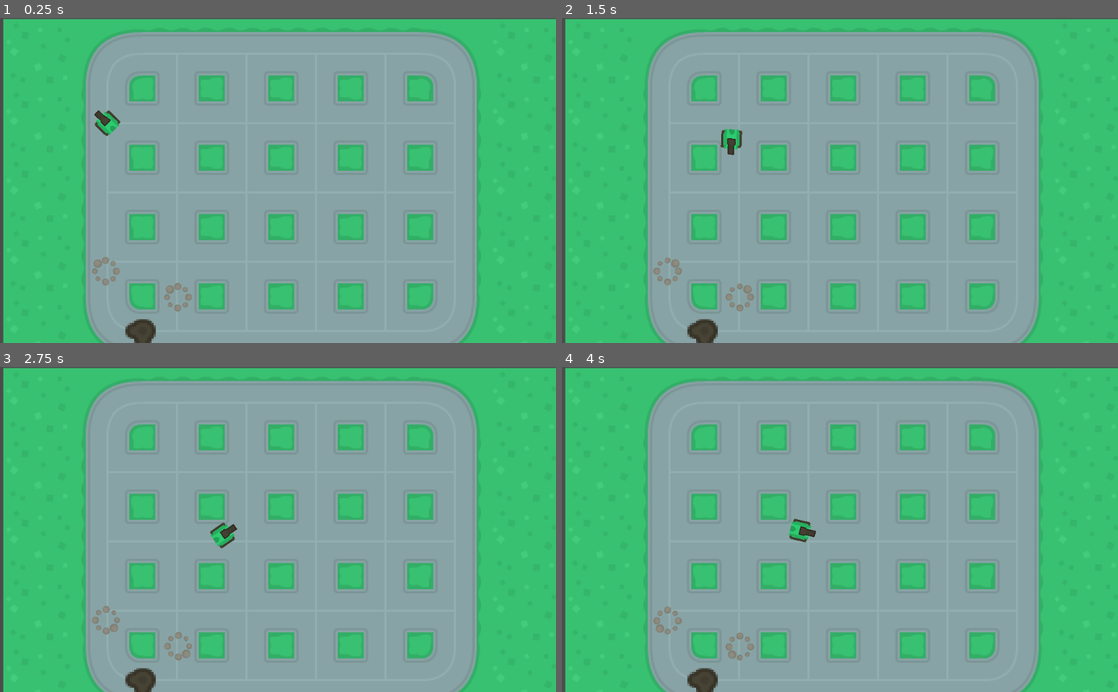
Above: before the commit, frames 1-4 (two rows, left to right).
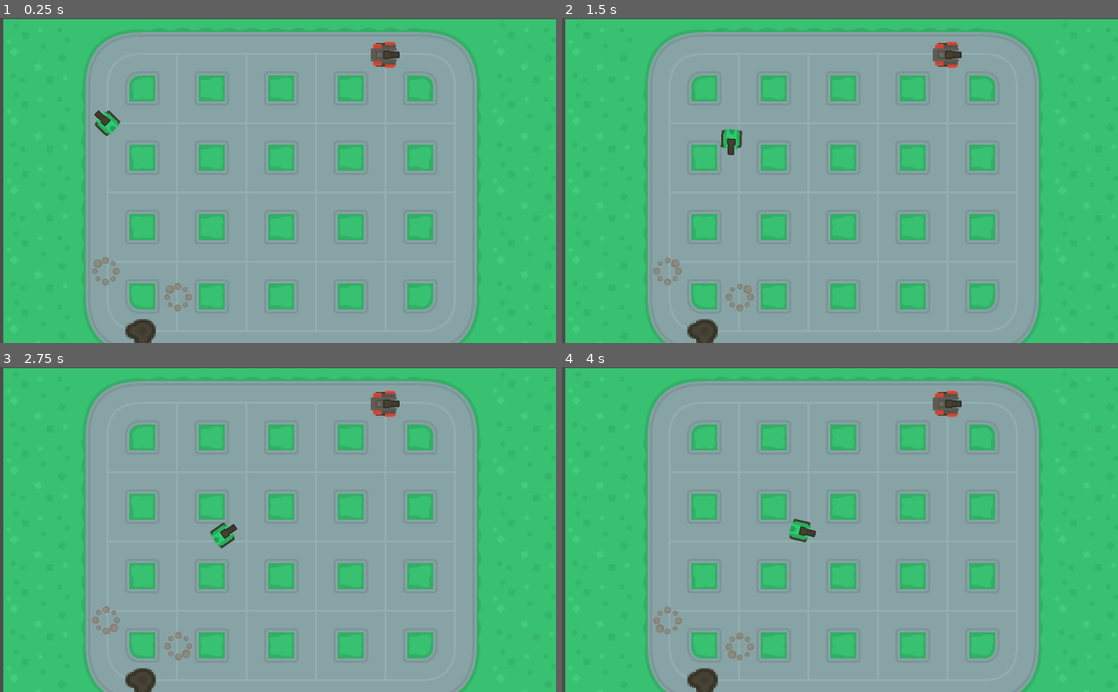
Above: after the commit, the same moments.

Repository: soapmactavish23/rogue_tank
Game: Godot game, scene res://scenes/test_area.tscn
Same seed, same stepped clock (60 frames per second), same inputs: the game is played once before the commit and once after it.
Inputs (mouse positions are in pixels of both pictures, inside the frame that each line leads up to):
- Up to frame 1 (0.25 s): no input
- Up to frame 2 (1.5 s): move the mouse to (962, 164) at 0.52 s; hold Right (ui_right) 0.53-1.28 s; move the mouse to (728, 196) at 1.27 s; hold Down (ui_down) from 1.28 s (still down)
- Up to frame 3 (2.75 s): move the mouse to (333, 458) at 2.02 s; release Down (ui_down) at 2.03 s; hold Right (ui_right) from 2.03 s (still down)
- Up to frame 4 (4 s): move the mouse to (812, 594) at 2.77 s; release Right (ui_right) at 2.78 s; hold Up (ui_up) 2.78-3.53 s; move the mouse to (1006, 578) at 3.52 s; hold Left (ui_left) from 3.53 s (still down)

The runs differ from the first frame. In frame 1, 0.3% of the frame differs, in the area x 66-72%, y 7-16%; in frame 2, 0.4%, in the area x 30-72%, y 7-43%; in frame 3, 0.4%; in frame 4, 0.4%.

Commit message:
tank dispare

Diff:
--- /dev/null
+++ b/scenes/barrel.tscn
@@ -0,0 +1,82 @@
+[gd_scene load_steps=6 format=2]
+
+[ext_resource path="res://sprites/tankDark_barrel1_outline.png" type="Texture" id=1]
+[ext_resource path="res://sprites/shotRed.png" type="Texture" id=2]
+[ext_resource path="res://sprites/shotLarge.png" type="Texture" id=3]
+[ext_resource path="res://sprites/shotOrange.png" type="Texture" id=4]
+
+[sub_resource type="Animation" id=1]
+
+resource_name = "fire"
+length = 0.4
+loop = false
+step = 0.1
+tracks/0/type = "value"
+tracks/0/path = NodePath("fire:texture")
+tracks/0/interp = 1
+tracks/0/loop_wrap = true
+tracks/0/imported = false
+tracks/0/enabled = true
+tracks/0/keys = {
+"times": PoolRealArray( 0, 0.1, 0.2 ),
+"transitions": PoolRealArray( 1, 1, 1 ),
+"update": 1,
+"values": [ ExtResource( 3 ), ExtResource( 4 ), ExtResource( 2 ) ]
+}
+tracks/1/type = "value"
+tracks/1/path = NodePath("fire:position")
+tracks/1/interp = 1
+tracks/1/loop_wrap = true
+tracks/1/imported = false
+tracks/1/enabled = true
+tracks/1/keys = {
+"times": PoolRealArray( 0, 0.1, 0.2 ),
+"transitions": PoolRealArray( 1, 1, 1 ),
+"update": 1,
+"values": [ Vector2( 43.0433, -0.329258 ), Vector2( 37.248, -0.329258 ), Vector2( 46.4775, 0.100017 ) ]
+}
+tracks/2/type = "value"
+tracks/2/path = NodePath("fire:visible")
+tracks/2/interp = 1
+tracks/2/loop_wrap = true
+tracks/2/imported = false
+tracks/2/enabled = true
+tracks/2/keys = {
+"times": PoolRealArray( 0, 0.3 ),
+"transitions": PoolRealArray( 1, 1 ),
+"update": 1,
+"values": [ true, false ]
+}
+
+[node name="barrel" type="Node2D"]
+
+[node name="sprite" type="Sprite" parent="." index="0"]
+
+position = Vector2( 0.214638, 0 )
+rotation = 1.5708
+texture = ExtResource( 1 )
+offset = Vector2( 0, -14 )
+_sections_unfolded = [ "Transform" ]
+
+[node name="muzzle" type="Position2D" parent="." index="1"]
+
+position = Vector2( 38.635, -0.433273 )
+
+[node name="fire" type="Sprite" parent="." index="2"]
+
+visible = false
+position = Vector2( 46.4775, 0.100017 )
+rotation = -1.5708
+texture = ExtResource( 2 )
+_sections_unfolded = [ "Transform", "Visibility" ]
+
+[node name="anim" type="AnimationPlayer" parent="." index="3"]
+
+root_node = NodePath("..")
+autoplay = ""
+playback_process_mode = 1
+playback_default_blend_time = 0.0
+playback_speed = 2.0
+anims/fire = SubResource( 1 )
+blend_times = [  ]
+_sections_unfolded = [ "Playback Options" ]
--- /dev/null
+++ b/scenes/enemy.tscn
@@ -0,0 +1,63 @@
+[gd_scene load_steps=6 format=2]
+
+[ext_resource path="res://scripts/enemy.gd" type="Script" id=1]
+[ext_resource path="res://sprites/tankBody_bigRed.png" type="Texture" id=2]
+[ext_resource path="res://scenes/barrel.tscn" type="PackedScene" id=3]
+
+[sub_resource type="CircleShape2D" id=1]
+
+custom_solver_bias = 0.0
+radius = 98.0966
+
+[sub_resource type="RectangleShape2D" id=2]
+
+custom_solver_bias = 0.0
+extents = Vector2( 24.1721, 24.6992 )
+
+[node name="enemy" type="StaticBody2D" index="0"]
+
+input_pickable = false
+collision_layer = 9
+collision_mask = 1
+constant_linear_velocity = Vector2( 0, 0 )
+constant_angular_velocity = 0.0
+friction = 1.0
+bounce = 0.0
+script = ExtResource( 1 )
+_sections_unfolded = [ "Collision", "Transform" ]
+
+[node name="sprite" type="Sprite" parent="." index="0"]
+
+rotation = 1.5708
+texture = ExtResource( 2 )
+_sections_unfolded = [ "Transform" ]
+
+[node name="area" type="Area2D" parent="." index="1"]
+
+editor/display_folded = true
+visible = false
+input_pickable = true
+gravity_vec = Vector2( 0, 1 )
+gravity = 98.0
+linear_damp = 0.1
+angular_damp = 1.0
+audio_bus_override = false
+audio_bus_name = "Master"
+
+[node name="shape" type="CollisionShape2D" parent="area" index="0"]
+
+shape = SubResource( 1 )
+
+[node name="barrel" parent="." index="2" instance=ExtResource( 3 )]
+
+position = Vector2( -0.214645, 0 )
+_sections_unfolded = [ "Transform" ]
+
+[node name="shape" type="CollisionShape2D" parent="." index="3"]
+
+shape = SubResource( 2 )
+_sections_unfolded = [ "Material", "Transform", "Visibility" ]
+
+[connection signal="body_entered" from="area" to="." method="_on_area_body_entered"]
+
+[connection signal="body_exited" from="area" to="." method="_on_area_body_exited"]
--- a/scenes/tank.tscn
+++ b/scenes/tank.tscn
@@ -1,57 +1,14 @@
-[gd_scene load_steps=8 format=2]
+[gd_scene load_steps=4 format=2]
 
 [ext_resource path="res://scripts/tank.gd" type="Script" id=1]
 [ext_resource path="res://sprites/tankBody_green.png" type="Texture" id=2]
-[ext_resource path="res://sprites/tankDark_barrel1_outline.png" type="Texture" id=3]
-[ext_resource path="res://sprites/shotRed.png" type="Texture" id=4]
-[ext_resource path="res://sprites/shotLarge.png" type="Texture" id=5]
-[ext_resource path="res://sprites/shotOrange.png" type="Texture" id=6]
+[ext_resource path="res://scenes/barrel.tscn" type="PackedScene" id=3]
 
-[sub_resource type="Animation" id=1]
+[node name="Tank" type="KinematicBody2D" groups=[
+"player",
+]]
 
-resource_name = "fire"
-length = 0.4
-loop = false
-step = 0.1
-tracks/0/type = "value"
-tracks/0/path = NodePath("fire:texture")
-tracks/0/interp = 1
-tracks/0/loop_wrap = true
-tracks/0/imported = false
-tracks/0/enabled = true
-tracks/0/keys = {
-"times": PoolRealArray( 0, 0.1, 0.2 ),
-"transitions": PoolRealArray( 1, 1, 1 ),
-"update": 1,
-"values": [ ExtResource( 5 ), ExtResource( 6 ), ExtResource( 4 ) ]
-}
-tracks/1/type = "value"
-tracks/1/path = NodePath("fire:position")
-tracks/1/interp = 1
-tracks/1/loop_wrap = true
-tracks/1/imported = false
-tracks/1/enabled = true
-tracks/1/keys = {
-"times": PoolRealArray( 0, 0.1, 0.2 ),
-"transitions": PoolRealArray( 1, 1, 1 ),
-"update": 1,
-"values": [ Vector2( 43.0433, -0.329258 ), Vector2( 37.248, -0.329258 ), Vector2( 46.4775, 0.100017 ) ]
-}
-tracks/2/type = "value"
-tracks/2/path = NodePath("fire:visible")
-tracks/2/interp = 1
-tracks/2/loop_wrap = true
-tracks/2/imported = false
-tracks/2/enabled = true
-tracks/2/keys = {
-"times": PoolRealArray( 0, 0.3 ),
-"transitions": PoolRealArray( 1, 1 ),
-"update": 1,
-"values": [ true, false ]
-}
-
-[node name="Tank" type="KinematicBody2D"]
-
+position = Vector2( 0, -0.214638 )
 input_pickable = false
 collision_layer = 1
 collision_mask = 5
@@ -73,34 +30,6 @@
 build_mode = 0
 polygon = PoolVector2Array( -18, -16, -20, -7, -19, 16, -16, 18, -12, 18, 13, 18, 18, 15, 19, -12, 12, -18, -12, -18 )
 
-[node name="barrel" type="Node2D" parent="." index="2"]
+[node name="barrel" parent="." index="2" instance=ExtResource( 3 )]
 
-[node name="sprite" type="Sprite" parent="barrel" index="0"]
-
-rotation = 1.5708
-texture = ExtResource( 3 )
-offset = Vector2( 0, -14 )
 _sections_unfolded = [ "Transform" ]
-
-[node name="muzzle" type="Position2D" parent="barrel" index="1"]
-
-position = Vector2( 38.635, -0.433273 )
-
-[node name="fire" type="Sprite" parent="barrel" index="2"]
-
-visible = false
-position = Vector2( 46.4775, 0.100017 )
-rotation = -1.5708
-texture = ExtResource( 4 )
-_sections_unfolded = [ "Transform", "Visibility" ]
-
-[node name="anim" type="AnimationPlayer" parent="barrel" index="3"]
-
-root_node = NodePath("..")
-autoplay = ""
-playback_process_mode = 1
-playback_default_blend_time = 0.0
-playback_speed = 2.0
-anims/fire = SubResource( 1 )
-blend_times = [  ]
-_sections_unfolded = [ "Playback Options" ]
--- a/scenes/test_area.tscn
+++ b/scenes/test_area.tscn
@@ -1,11 +1,12 @@
-[gd_scene load_steps=5 format=2]
+[gd_scene load_steps=6 format=2]
 
 [ext_resource path="res://scenes/tank.tscn" type="PackedScene" id=1]
 [ext_resource path="res://scenes/tileset.tscn" type="PackedScene" id=2]
 [ext_resource path="res://scenes/wind.tscn" type="PackedScene" id=3]
 [ext_resource path="res://scenes/hole.tscn" type="PackedScene" id=4]
+[ext_resource path="res://scenes/enemy.tscn" type="PackedScene" id=5]
 
-[node name="test_area" type="Node" index="0"]
+[node name="test_area" type="Node"]
 
 [node name="Tank" parent="." index="0" instance=ExtResource( 1 )]
 
@@ -15,7 +16,7 @@
 
 position = Vector2( 6.13867, 2.32285 )
 z_index = -1
-_sections_unfolded = [ "Z Index" ]
+_sections_unfolded = [ "Visibility", "Z Index" ]
 
 [node name="wind" parent="." index="2" instance=ExtResource( 3 )]
 
@@ -23,9 +24,15 @@
 
 [node name="wind2" parent="." index="3" instance=ExtResource( 3 )]
 
+editor/display_folded = true
 position = Vector2( 327.851, 515.582 )
 
 [node name="hole" parent="wind2" index="3" instance=ExtResource( 4 )]
 
 position = Vector2( -68.4673, 65.7585 )
 scale = Vector2( 3.98402, 3.64938 )
+
+[node name="enemy" parent="." index="4" instance=ExtResource( 5 )]
+
+position = Vector2( 707.438, 67.668 )
+collision_layer = 13
--- a/scenes/tileset.tscn
+++ b/scenes/tileset.tscn
@@ -15,6 +15,7 @@
 
 [node name="tileset" type="Node2D"]
 
+_sections_unfolded = [ "Visibility" ]
 __meta__ = {
 "_edit_horizontal_guides_": [  ]
 }
@@ -388,10 +389,9 @@
 
 [node name="walls" type="StaticBody2D" parent="." index="41"]
 
-editor/display_folded = true
 input_pickable = true
-collision_layer = 5
-collision_mask = 5
+collision_layer = 13
+collision_mask = 0
 constant_linear_velocity = Vector2( 0, 0 )
 constant_angular_velocity = 0.0
 friction = 1.0
@@ -403,6 +403,7 @@
 position = Vector2( 256.597, 127.516 )
 scale = Vector2( 3.11661, 3.02494 )
 shape = SubResource( 1 )
+_sections_unfolded = [ "Material", "Transform", "Visibility", "Z Index" ]
 
 [node name="shape2" type="CollisionShape2D" parent="walls" index="1"]
 
--- a/scripts/bullet.gd
+++ b/scripts/bullet.gd
@@ -29,7 +29,8 @@
 	pass
 
 func _on_bullet_body_entered( body ):
-	if body.collision_layer == 4:
+	print(body.is_in_group("player"))
+	if body.collision_layer == 13 || body.is_in_group("player"):
 		autodestroy()
 
 func autodestroy():
--- /dev/null
+++ b/scripts/enemy.gd
@@ -0,0 +1,35 @@
+extends StaticBody2D
+
+var pre_bullet = preload("res://scenes/bullet.tscn")
+var BULLET_TANK_GROUP = "bullet-" + str(self)
+
+var entred = false
+
+func _ready():
+	# Called every time the node is added to the scene.
+	# Initialization here
+	pass
+
+func _process(delta):
+	if entred:
+		var position_player = get_tree().get_nodes_in_group("player")[0]
+		look_at(position_player.global_position)
+
+		if get_tree().get_nodes_in_group(BULLET_TANK_GROUP).size() < 1:
+			var bullet = pre_bullet.instance()
+			bullet.global_position = $barrel/muzzle.global_position
+
+			bullet.dir = Vector2(cos(rotation), sin(rotation)).normalized()
+			bullet.add_to_group(BULLET_TANK_GROUP)
+			$barrel/anim.play("fire")
+			get_parent().add_child(bullet)
+
+
+func _on_area_body_entered( body ):
+	if body.is_in_group("player"):
+		entred = true
+
+
+func _on_area_body_exited( body ):
+	if body.is_in_group("player"):
+		entred = false
